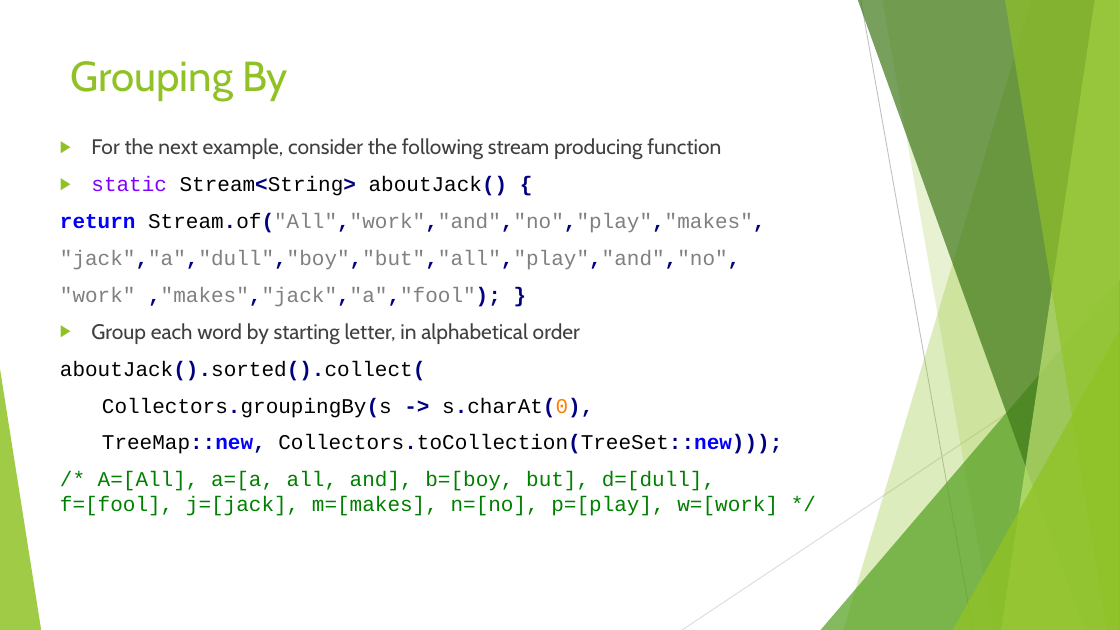
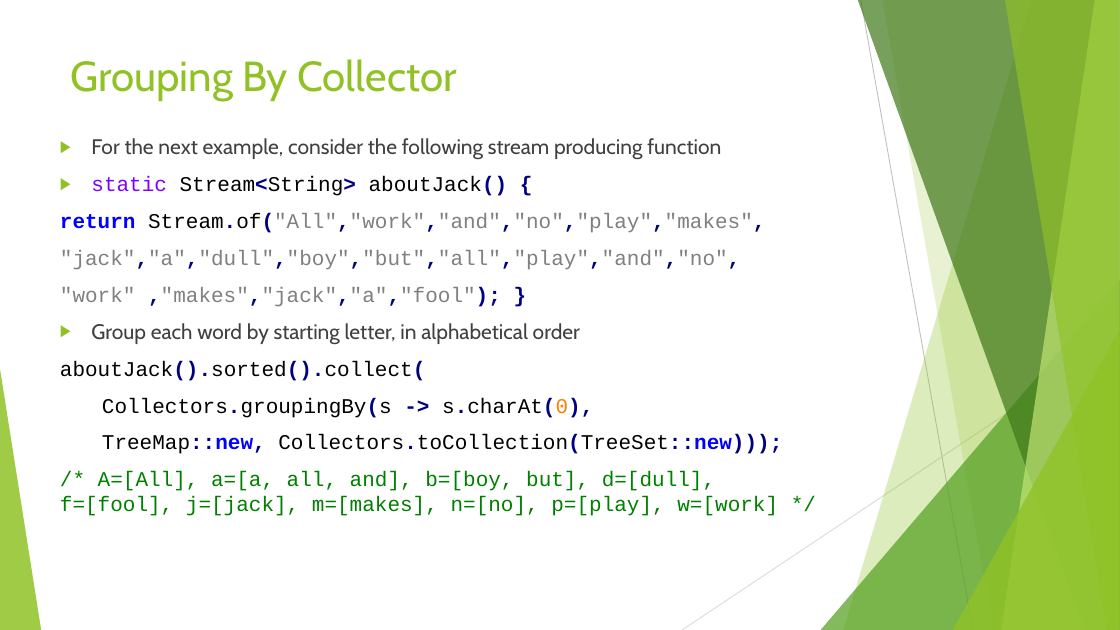
Before and after one commit to RichardRoda/2017-CodePaLOUsa-Lambda, a slide deck: slide 39 of Learning to Love the Lambda in the Stream.pptx (slide 35 before the commit). Drawn at 1120x630 pixels with LibreOffice and Linux fonts; fonts in the diff are those of the drawing. Boxes give left, top, right and bottom in pixels: in the first picture for what was removed or moved away, otherwise in the second. Text is boxed around its words. In the diff, an @@ line names an element or a change of style, - is before the commit and + after.

```diff
--- a/Learning to Love the Lambda in the Stream.pptx
+++ b/Learning to Love the Lambda in the Stream.pptx
@@ title at (71,59,457,101): text changed @@
-Grouping By
+Grouping By Collector
```
Also in this commit, not shown: 6 other slides changed, 4 slides added, 1 slide removed.
